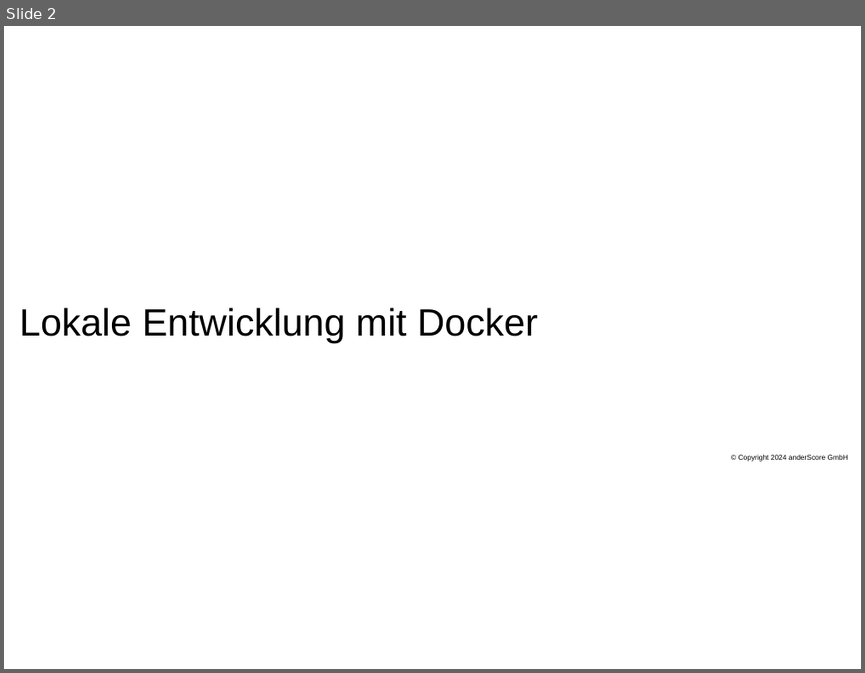
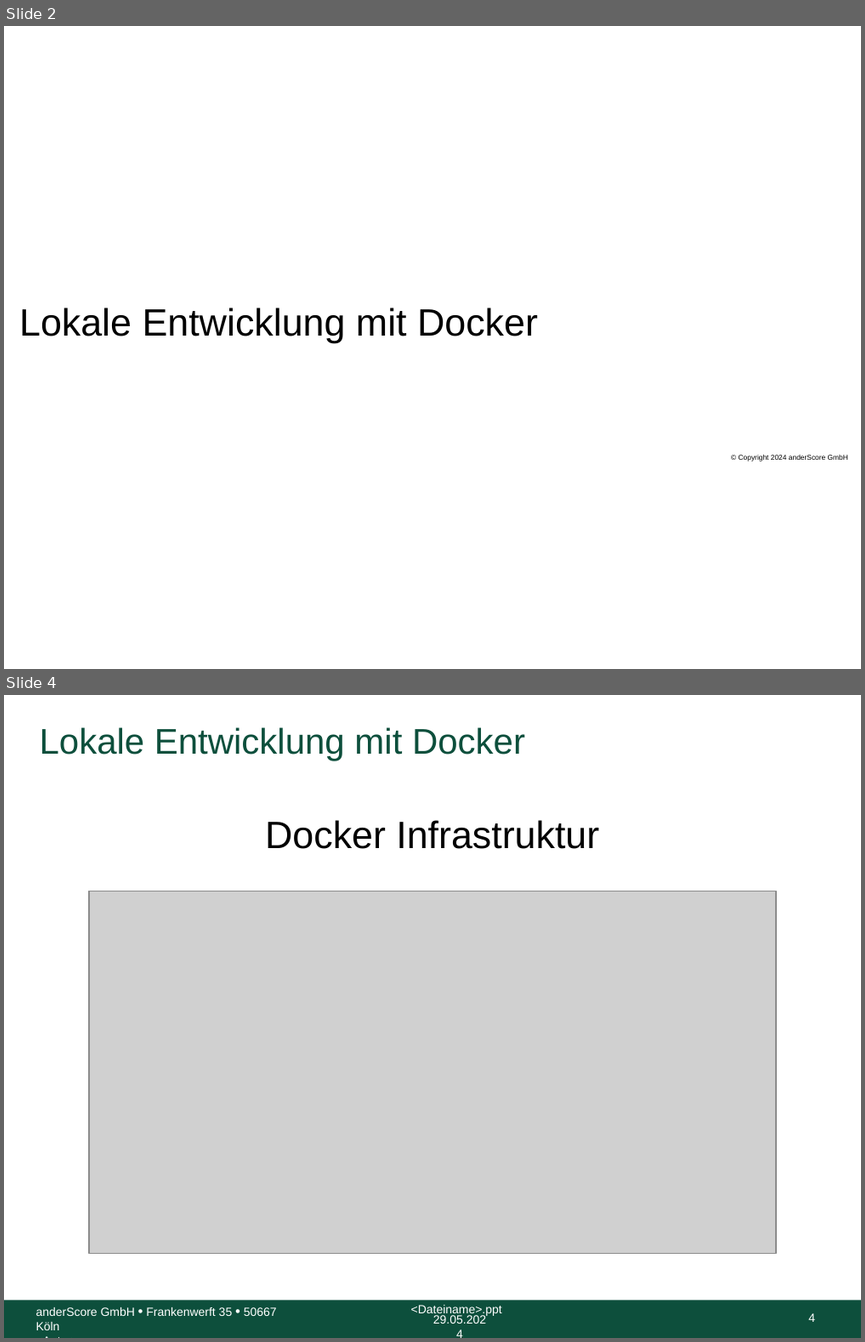
Before and after one commit to anderscore-gmbh/gitlab, a slide deck: slides/Tag-3_1-Docker.pptx. Shown one above the other, each under a label of ours: slide 2 before the commit, slides 2 and 4 after it; the slides between them are not shown. The pictures are 865x673 and 865x1342 pixels, drawn with LibreOffice and Linux fonts; fonts in the diff are those of the drawing; grey boxes stand for pictures; background and template pictures are left out. Boxes give left, top, right and bottom in pixels: in the first picture for what was removed or moved away, otherwise in the second. Text is boxed around its words. In the diff, an @@ line names an element or a change of style, - is before the commit and + after.

Commit message:
Docker Generelle Infrastruktur Basis Deployment Strategien

```diff
--- a/slides/Tag-3_1-Docker.pptx
+++ b/slides/Tag-3_1-Docker.pptx
@@ slide 4 added at (4, 695, 861, 1338), background #FFFFFF @@
@@ title added at (40, 727, 525, 760), 30 pt, text #0D4F3C @@
+Lokale Entwicklung mit Docker
@@ text added at (265, 820, 599, 849), 32 pt, text #000000 @@
+Docker Infrastruktur
@@ picture added at (89, 891, 776, 1253) @@
@@ rectangle added at (4, 1300, 861, 1338), fill #0D4F3C @@
@@ text added at (411, 1304, 502, 1315), 10 pt, text #FFFFFF @@
+<Dateiname>.ppt
@@ text added at (36, 1307, 277, 1330), 10 pt, text #FFFFFF @@
+anderScore GmbH • Frankenwerft 35 • 50667 Köln
+<Autor>
@@ text added at (433, 1315, 486, 1323), 10 pt, text #FFFFFF @@
+29.05.2024
@@ page number added at (808, 1313, 815, 1321), 10 pt, text #FFFFFF @@
+4
```
Also in this commit, not shown: 13 slides changed, 2 other slides added, 1 other file.
